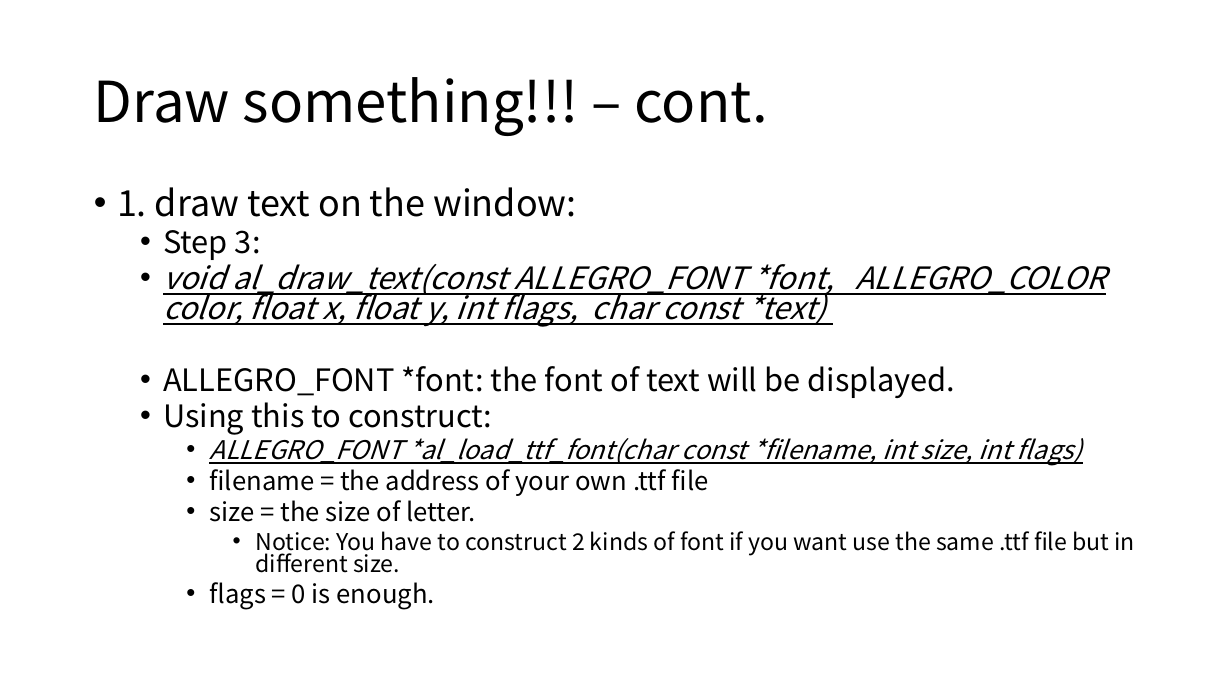
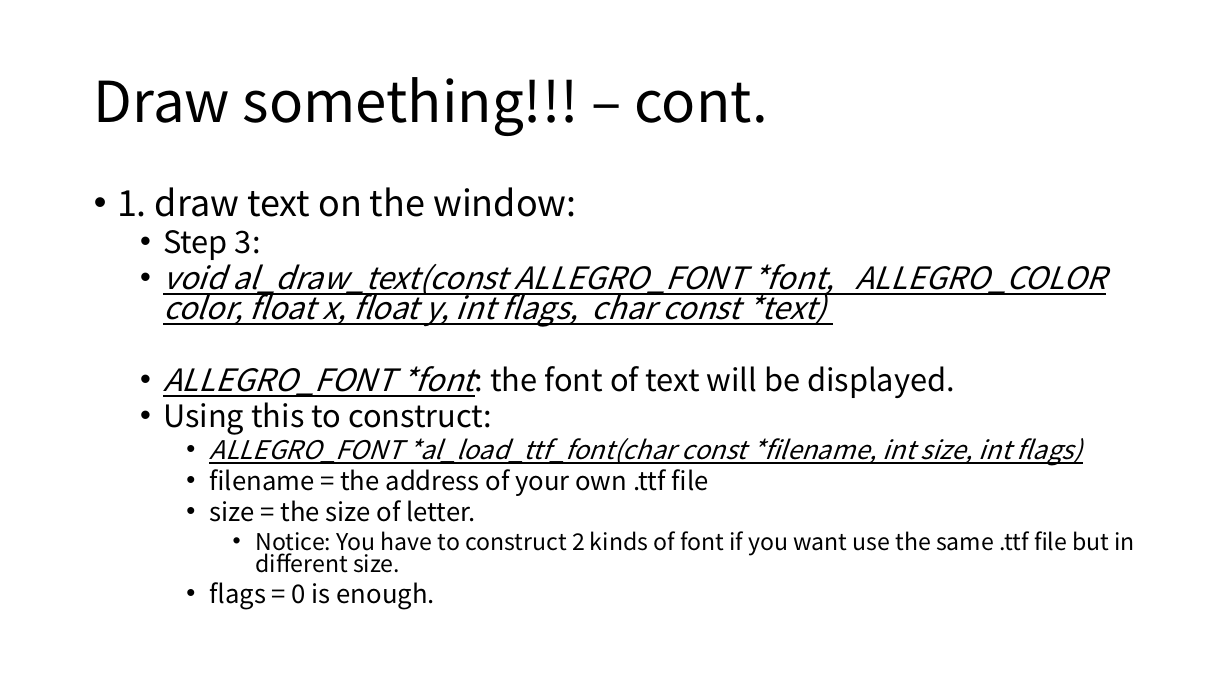
Before and after one commit to arcchang1236/Allegro-5, a slide deck: slide 13 of tutorial/final_proj.pptx. Drawn at 1232x693 pixels with LibreOffice and Linux fonts; fonts in the diff are those of the drawing. Boxes give left, top, right and bottom in pixels: in the first picture for what was removed or moved away, otherwise in the second. Text is boxed around its words. In the diff, an @@ line names an element or a change of style, - is before the commit and + after.

```diff
--- a/tutorial/final_proj.pptx
+++ b/tutorial/final_proj.pptx
@@ text at box(163, 366, 955, 398): italic on, underline on in "ALLEGRO_FONT *font:" @@
```
Also in this commit, not shown: 10 other slides changed, 3 slides added, 6 other files.
